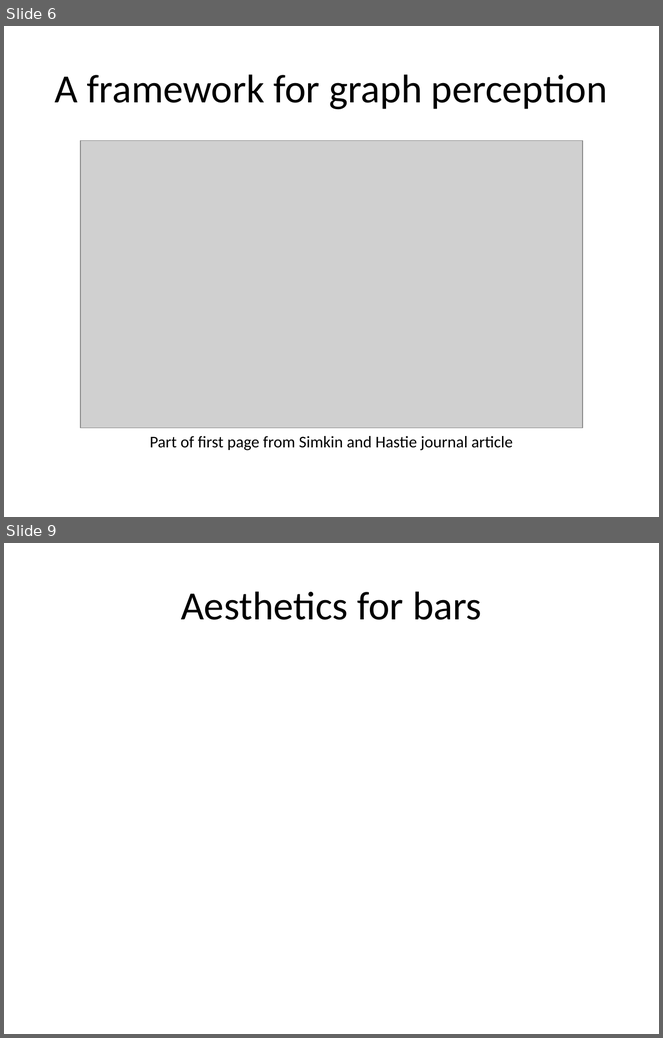
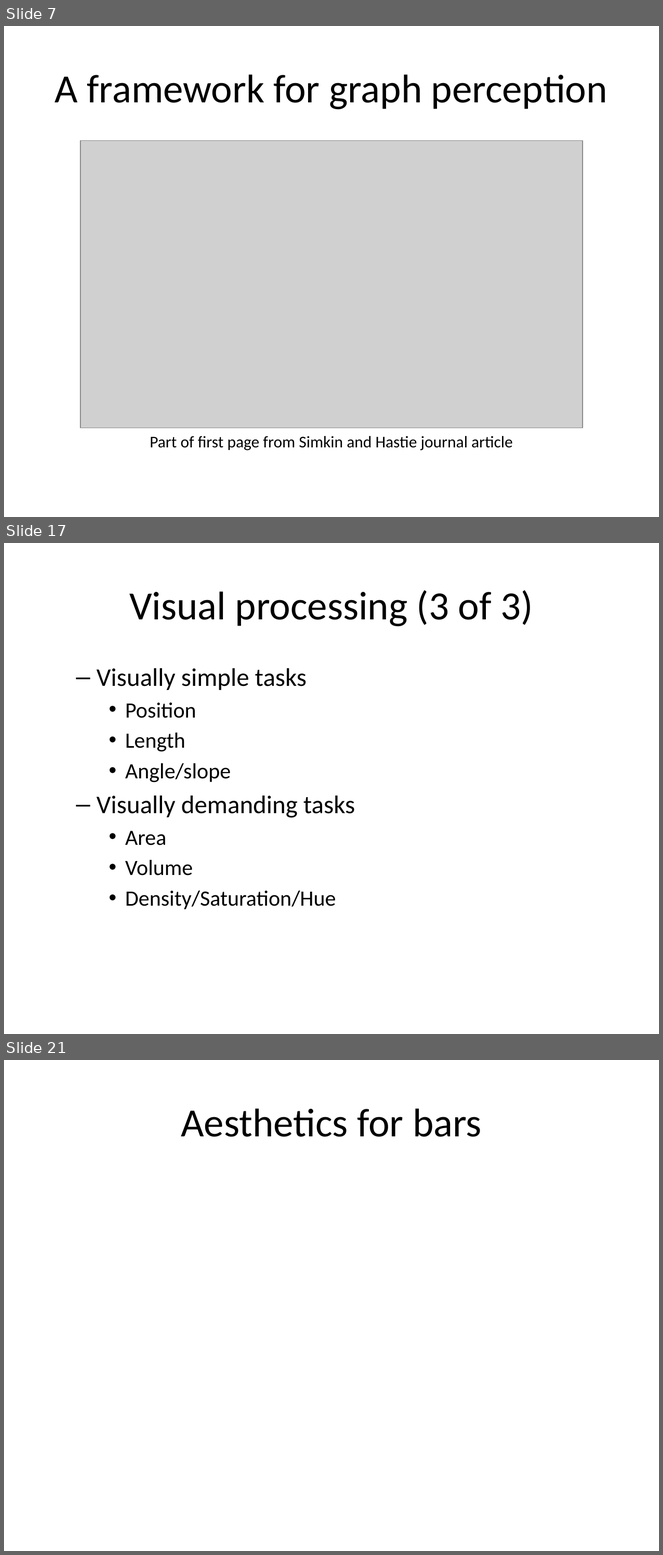
Before and after one commit to pmean/data-visualization, a slide deck: src/data-visualization-02-bars.pptx. Shown one above the other, each under a label of ours: slides 6 and 9 before the commit, slides 7, 17 and 21 after it; the slides between them are not shown. The pictures are 663x1038 and 663x1555 pixels, drawn with LibreOffice and Linux fonts; fonts in the diff are those of the drawing; grey boxes stand for pictures. Boxes give left, top, right and bottom in pixels: in the first picture for what was removed or moved away, otherwise in the second. Text is boxed around its words. In the diff, an @@ line names an element or a change of style, - is before the commit and + after.

Commit message:
Psychology of perception in visualization-02-bars

```diff
--- a/src/data-visualization-02-bars.pptx
+++ b/src/data-visualization-02-bars.pptx
@@ slide 17 added at box(4, 543, 659, 1034), background #FFFFFF @@
@@ title added at box(129, 590, 533, 627), 44 pt, text #000000 @@
+Visual processing (3 of 3)
@@ text added at box(97, 668, 355, 910), 24 pt, text #000000 @@
+  – Visually simple tasks
+    • Position
+    • Length
+    • Angle/slope
+  – Visually demanding tasks
+    • Area
+    • Volume
+    • Density/Saturation/Hue
@@ what was slide 6 is now slide 7 @@
@@ what was slide 9 is now slide 21 @@
```
Also in this commit, not shown: 2 slides changed, 12 other slides added, 1 slide removed, 10 other files.
